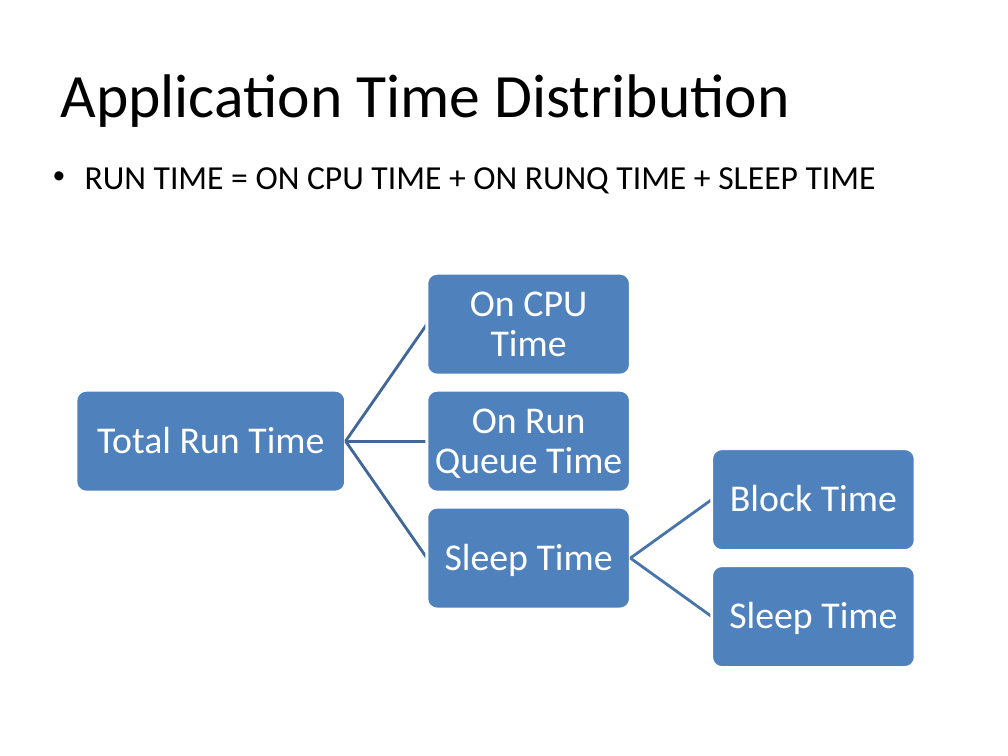
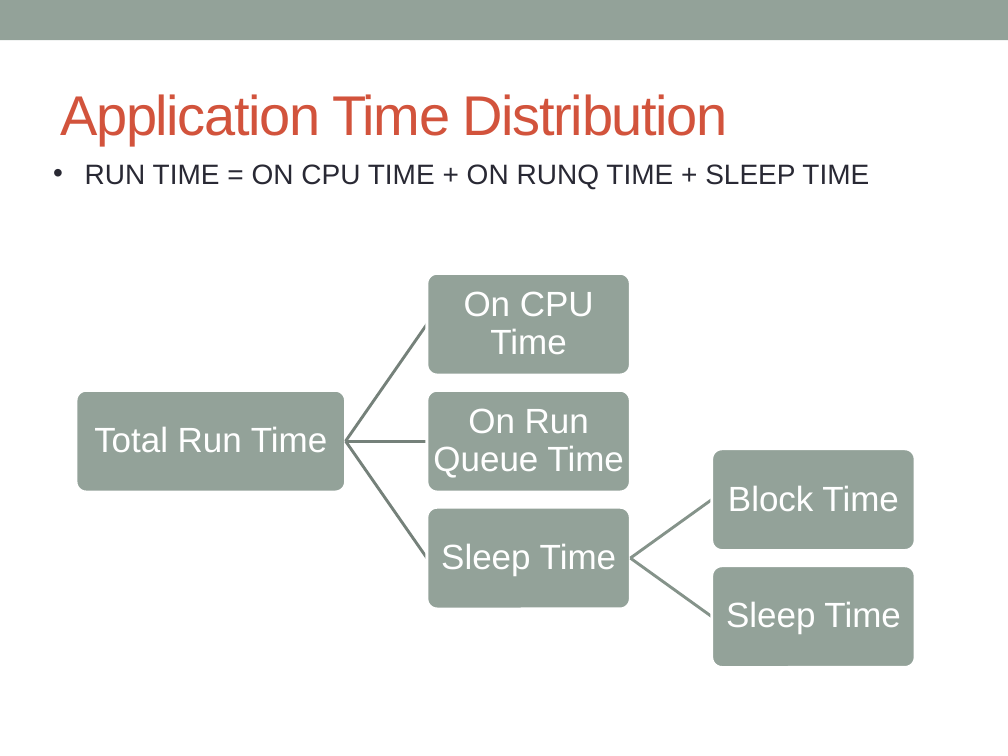
Before and after one commit to yangoliver/mydoc, a slide deck: slide 7 of slides/2016/linux_latency_breakdown.pptx. Drawn at 1008x756 pixels with LibreOffice and Linux fonts; fonts in the diff are those of the drawing. Boxes give left, top, right and bottom in pixels: in the first picture for what was removed or moved away, otherwise in the second. Text is boxed around its words. In the diff, an @@ line names an element or a change of style, - is before the commit and + after.

```diff
--- a/slides/2016/linux_latency_breakdown.pptx
+++ b/slides/2016/linux_latency_breakdown.pptx
@@ rectangle added at bbox=[0, 0, 1008, 40], fill #93A299 @@
@@ title "Application Time Distribution": place and size @@
-title "Application Time Distribution" at bbox=[60, 74, 789, 127]
+title "Application Time Distribution" at bbox=[60, 94, 728, 145]
@@ title "Application Time Distribution" at bbox=[60, 94, 728, 145]: size 44 to 40 pt, font Calibri to Arial, text colour #000000 to #D2533C, letter spacing 0 to -1 pt @@
@@ text "RUN TIME = ON CPU ..." at bbox=[85, 164, 869, 189]: size 24 to 20 pt, font Calibri to Arial, text colour #000000 to #292934 @@
@@ outline #3F6797 2 pt to #76827B 2.08 pt in 3 elements at bbox=[344, 323, 429, 442], bbox=[346, 438, 427, 444], bbox=[344, 440, 429, 559] @@
@@ freeform shape at bbox=[629, 498, 713, 560]: outline #4875AC 2 pt to #85938B 2.08 pt @@
@@ freeform shape at bbox=[629, 556, 713, 618]: outline #4875AC 2 pt to #85938B 2.08 pt @@
@@ fill #4F81BD to #93A299; outline #FFFFFF 2 pt to #FFFFFF 2.08 pt in 6 elements at bbox=[76, 390, 345, 492], bbox=[427, 273, 631, 375], bbox=[427, 390, 631, 492], bbox=[427, 507, 631, 609], bbox=[712, 449, 915, 550], bbox=[712, 565, 915, 667] @@
@@ size 27 to 25 pt, font Calibri to Arial in 6 elements at bbox=[94, 427, 327, 452], bbox=[464, 291, 594, 354], bbox=[433, 408, 623, 478], bbox=[441, 544, 616, 576], bbox=[728, 486, 898, 511], bbox=[726, 602, 900, 634] @@
```
Also in this commit, not shown: 17 other slides changed, 1 slide added, 1 slide removed.
